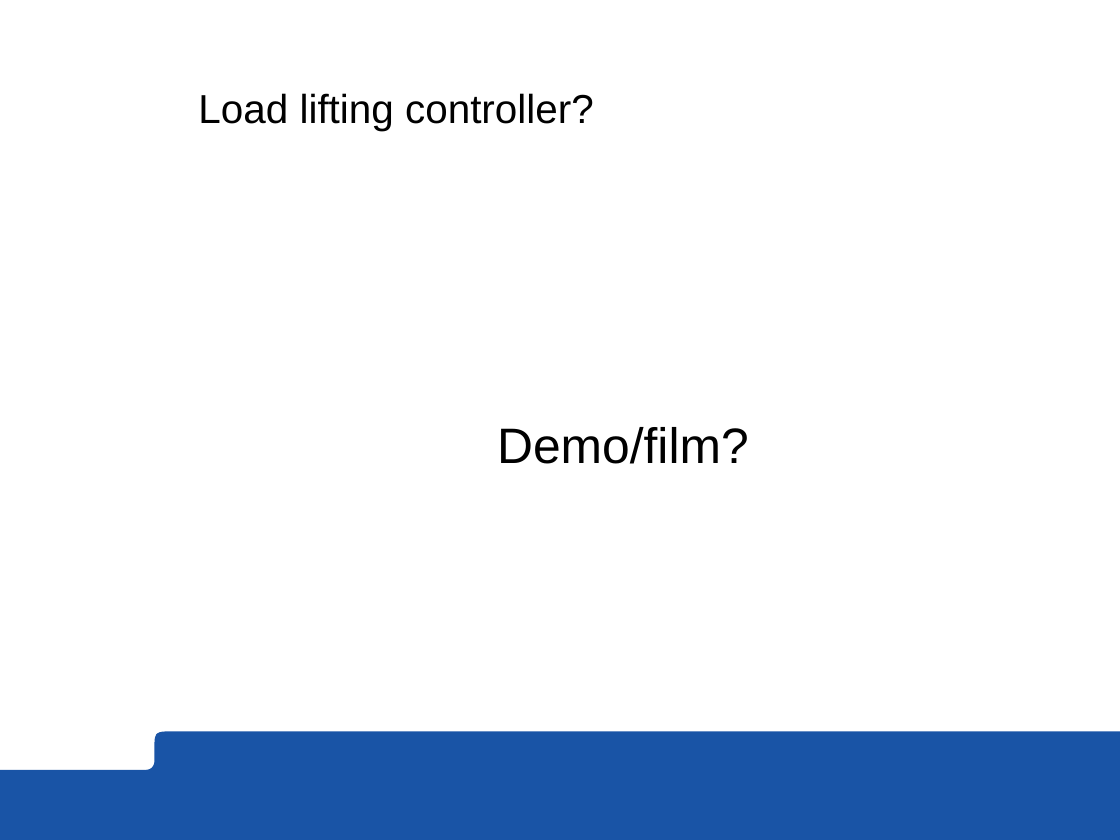
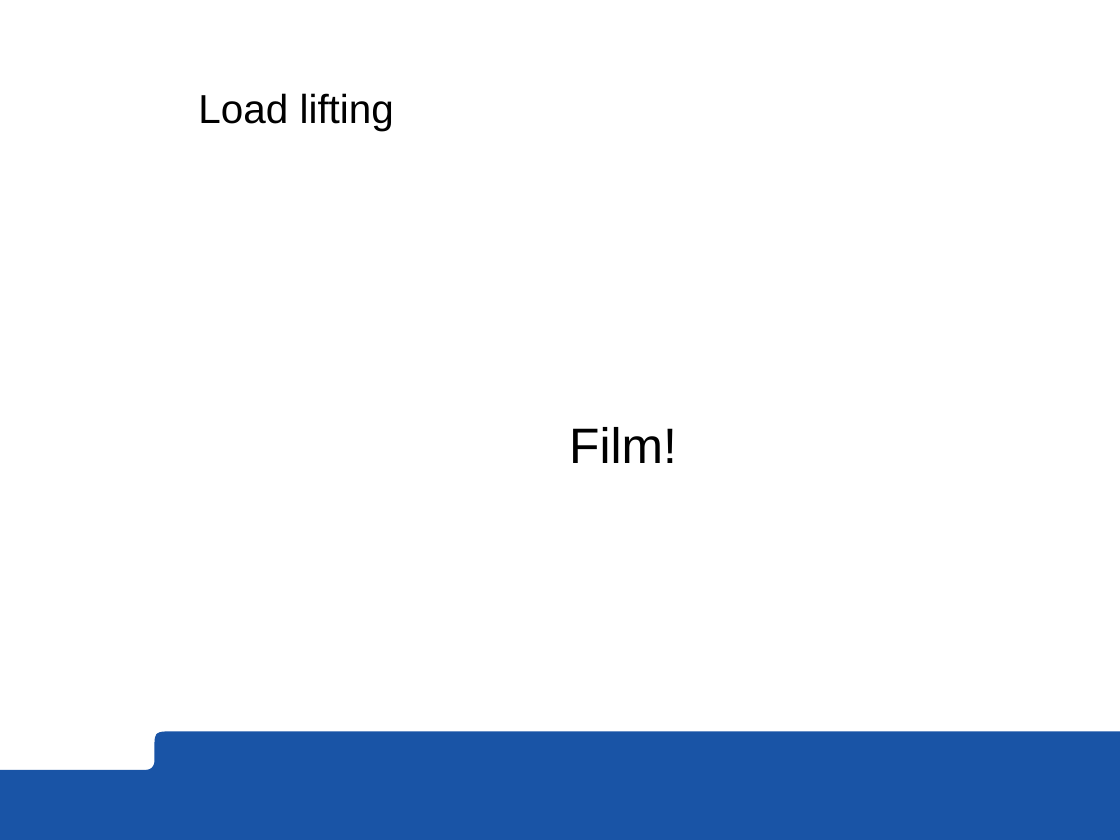
Before and after one commit to roussePaul/kampala, a slide deck: slide 18 of presentation/presentation.odp (slide 15 before the commit). Drawn at 1120x840 pixels with LibreOffice and Linux fonts; fonts in the diff are those of the drawing; background and template pictures are left out. Boxes give left, top, right and bottom in pixels: in the first picture for what was removed or moved away, otherwise in the second. Text is boxed around its words. In the diff, an @@ line names an element or a change of style, - is before the commit and + after.

Commit message:
Small changes to presentation.

```diff
--- a/presentation/presentation.odp
+++ b/presentation/presentation.odp
@@ title at box(198, 93, 394, 131): text changed @@
-Load lifting controller?
+Load lifting
@@ text at box(569, 427, 677, 463): text changed @@
-Demo/film?
+Film!
```
Also in this commit, not shown: 3 other slides changed, 3 slides added.
